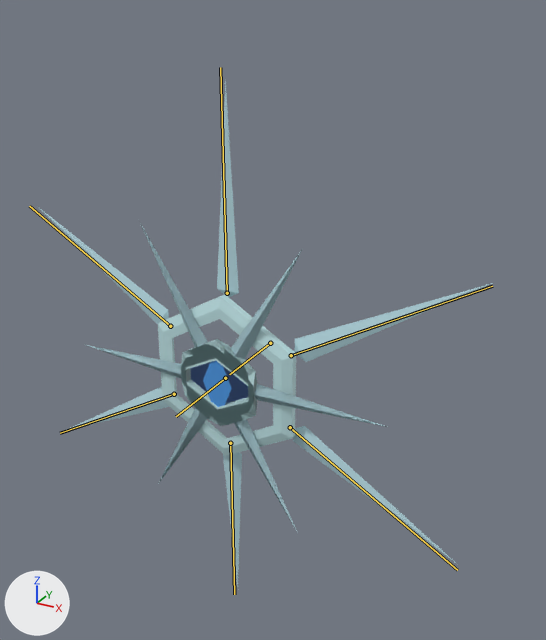
The Blender file Enemies/SnowflakeEntity.blend, before and after one commit.
Both versions are drawn from a 50 mm lens placed at (4.32, -6.78, 4.23), pointed at (0.4, 0.34, 0.67). Arrows for +X, +Y and +Z are at lower left; the lights stay in place. The picture after the commit comes second. The bones that bend it are drawn over the model as lines.

In view in the first picture: 'CentralEye0', 'CentralEye1', 'CentralEye2', 'CentralEye3', 'FacePlate', 'Pupil', 'Spike0', 'Spike1', 'Spike2', 'Spike3', 'Spike4', 'Spike5'.
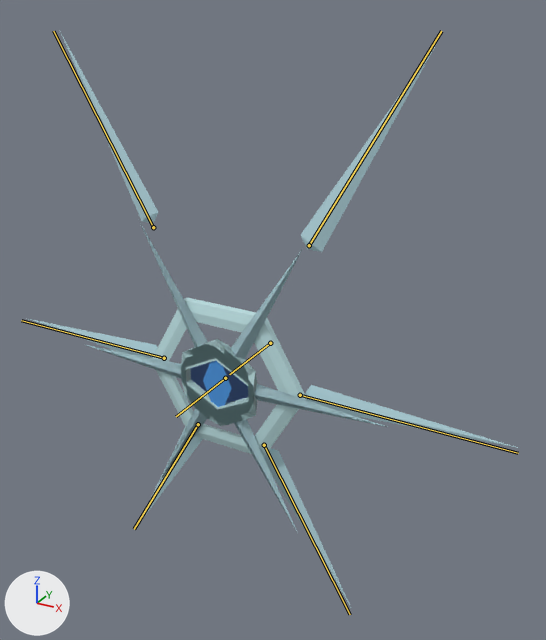
Commit message: Snowflake Entity Double Shard Seq 1 Anim
Also made outer shards rotate back to neutral after shard seq anims

The newer file adds an action. The first version stands in its rest pose; the second is drawn at frame 48 of the action 'DoubleShardSequence1'.

Where the change shows, as pixel boxes (x1, y1, x2, y2) in the pictures (546 x 640 px):
'FacePlate', posed (12% wider)
    before: (158, 294, 296, 456)
    after: (152, 298, 307, 456)
'Spike0', posed (496% wider)
    before: (217, 79, 239, 297)
    after: (301, 43, 437, 252)
'Spike1', posed (7% wider, 20% shorter)
    before: (294, 283, 493, 362)
    after: (305, 385, 518, 448)
'Spike2', posed (47% narrower, 15% taller)
    before: (293, 426, 457, 564)
    after: (264, 448, 351, 607)
'Spike5', posed (27% narrower, 58% taller)
    before: (36, 205, 169, 324)
    after: (61, 34, 158, 223)
'Spike4', posed
    before: (64, 387, 169, 431)
    after: (26, 318, 158, 358)
'Spike3', posed (230% wider, 27% shorter)
    before: (223, 452, 242, 587)
    after: (138, 427, 203, 525)
bone 'Bone.004', root to tip
    before: (227, 293) to (220, 67)
    after: (309, 245) to (441, 31)
bone 'Bone.008', root to tip
    before: (170, 326) to (29, 206)
    after: (153, 227) to (53, 31)

What the commit changed:
Bone 'Bone.001' (bone_bone_001) turns from (0, 0, 0) to (0, -30, 0) degrees about its own x, y and z.
Bone 'Bone.004' (bone_bone_004) moves from (0.0, 0.0, 0.0) to (0.0, 1.0, 0.0).
Bone 'Bone.008' (bone_bone_008) moves from (0.0, 0.0, 0.0) to (0.0, 1.0, 0.0).
